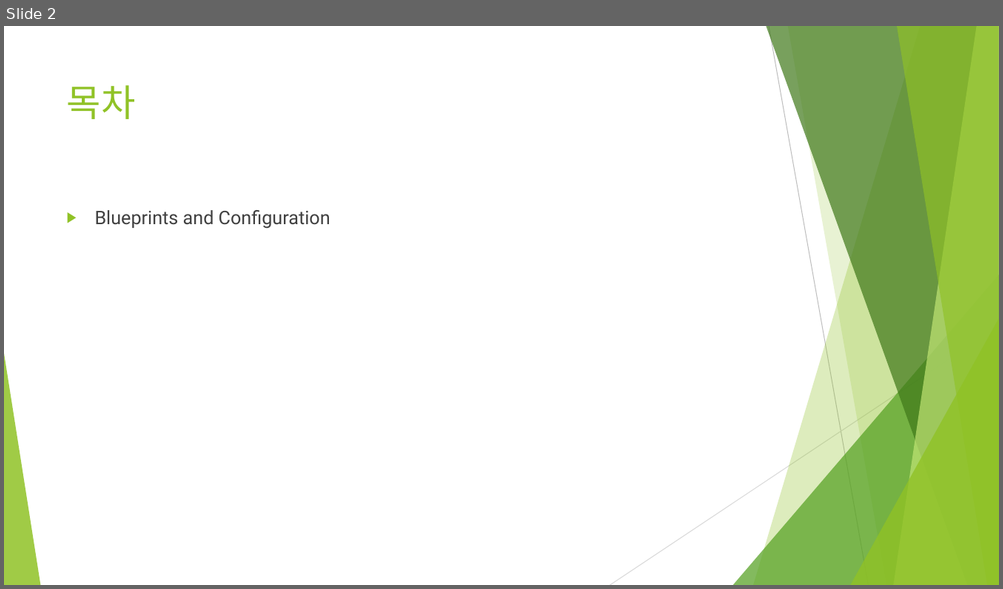
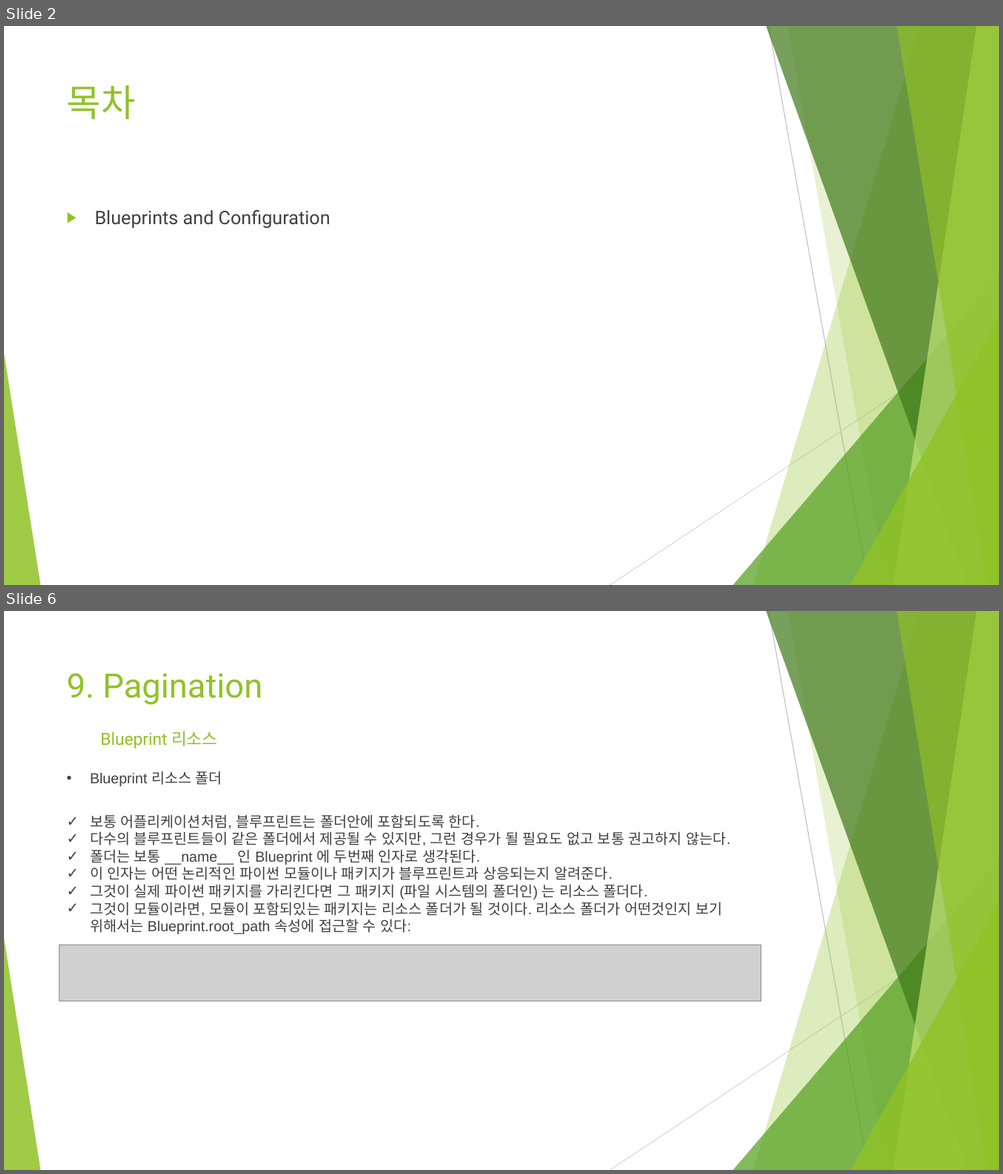
Before and after one commit to Heechul90/Flask, a slide deck: Study/11. Blueprints and Configuration/Blueprints and Configuration.pptx. Shown one above the other, each under a label of ours: slide 2 before the commit, slides 2 and 6 after it; the slides between them are not shown. The pictures are 1003x589 and 1003x1174 pixels, drawn with LibreOffice and Linux fonts; fonts in the diff are those of the drawing; grey boxes stand for pictures. Boxes give left, top, right and bottom in pixels: in the first picture for what was removed or moved away, otherwise in the second. Text is boxed around its words. In the diff, an @@ line names an element or a change of style, - is before the commit and + after.

```diff
--- a/Study/11. Blueprints and Configuration/Blueprints and Configuration.pptx
+++ b/Study/11. Blueprints and Configuration/Blueprints and Configuration.pptx
@@ slide 6 added at box(4, 611, 999, 1170), background #FFFFFF; not listed: 10 template elements that a slide beside it also shows @@
@@ rectangle added at box(4, 615, 19, 644), fill #FFFFFF @@
@@ title added at box(67, 673, 262, 705), 32.4 pt, text #90C226 @@
+9. Pagination
@@ text added at box(100, 731, 218, 749), 16.2 pt, text #90C226 @@
+Blueprint 리소스
@@ text added at box(90, 771, 222, 786), 14 pt, text #404040 @@
+• Blueprint 리소스 폴더
@@ text added at box(90, 815, 730, 934), 14 pt, text #404040 @@
+✓ 보통 어플리케이션처럼, 블루프린트는 폴더안에 포함되도록 한다.
+✓ 다수의 블루프린트들이 같은 폴더에서 제공될 수 있지만, 그런 경우가 될 필요도 없고 보통 권고하지 않는다.
+✓ 폴더는 보통 __name__ 인 Blueprint 에 두번째 인자로 생각된다.
+✓ 이 인자는 어떤 논리적인 파이썬 모듈이나 패키지가 블루프린트과 상응되는지 알려준다.
+✓ 그것이 실제 파이썬 패키지를 가리킨다면 그 패키지 (파일 시스템의 폴더인) 는 리소스 폴더다.
+✓ 그것이 모듈이라면, 모듈이 포함되있는 패키지는 리소스 폴더가 될 것이다. 리소스 폴더가 어떤것인지 보기 위해서는 Blueprint.root_path 속성에 접근할 수 있다:
@@ picture added at box(60, 945, 760, 1001) @@
```
Also in this commit, not shown: 1 slide changed, 6 other slides added, 2 slides removed, 2 other files.
